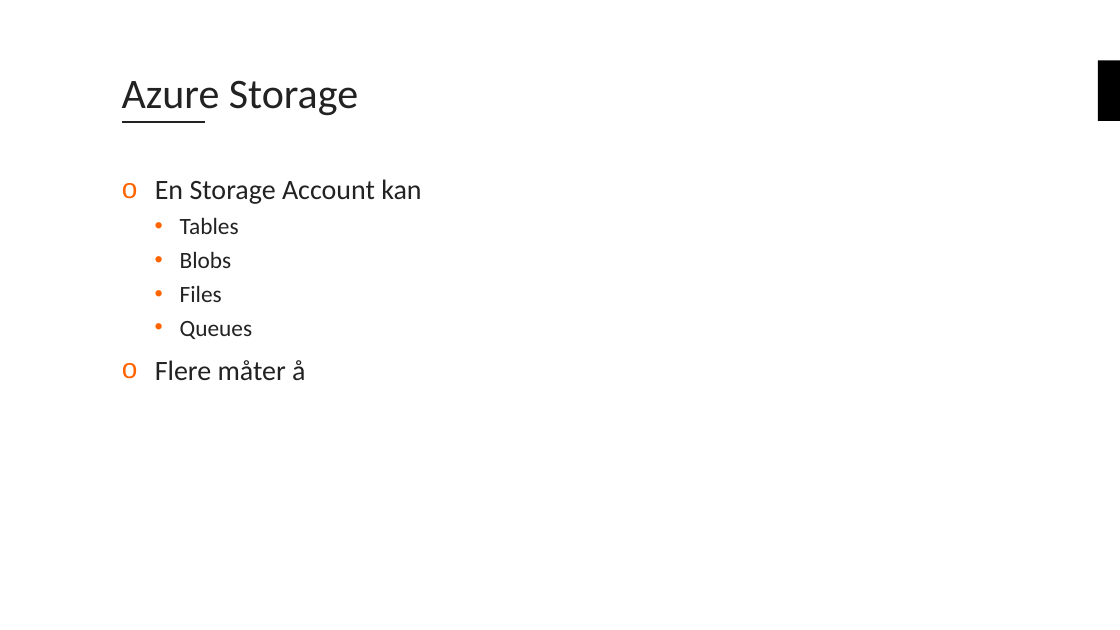
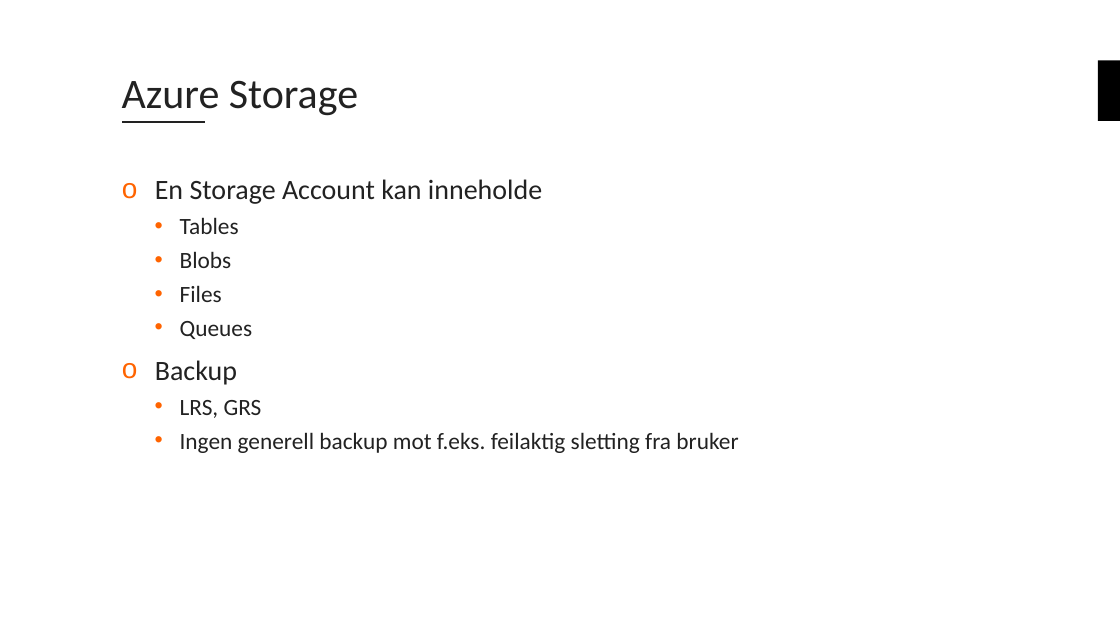
Before and after one commit to bouvet/azure-workshops, a slide deck: slide 25 of Workshop_1/Presentation/Azureskolen-Workshop#1.pptx (slide 24 before the commit). Drawn at 1120x630 pixels with LibreOffice and Linux fonts; fonts in the diff are those of the drawing; background and template pictures are left out. Boxes give left, top, right and bottom in pixels: in the first picture for what was removed or moved away, otherwise in the second. Text is boxed around its words. In the diff, an @@ line names an element or a change of style, - is before the commit and + after.

```diff
--- a/Workshop_1/Presentation/Azureskolen-Workshop#1.pptx
+++ b/Workshop_1/Presentation/Azureskolen-Workshop#1.pptx
@@ text at bbox=[155, 179, 542, 204]: text changed @@
-o En Storage Account kan
+o En Storage Account kan inneholde
@@ text at bbox=[155, 360, 738, 453]: text changed; size 24 to 20 pt @@
-o Flere måter å
+o Backup
+  • LRS, GRS
+  • Ingen generell backup mot f.eks. feilaktig sletting fra bruker
```
Also in this commit, not shown: 2 other slides changed, 1 slide added, 1 other file.
